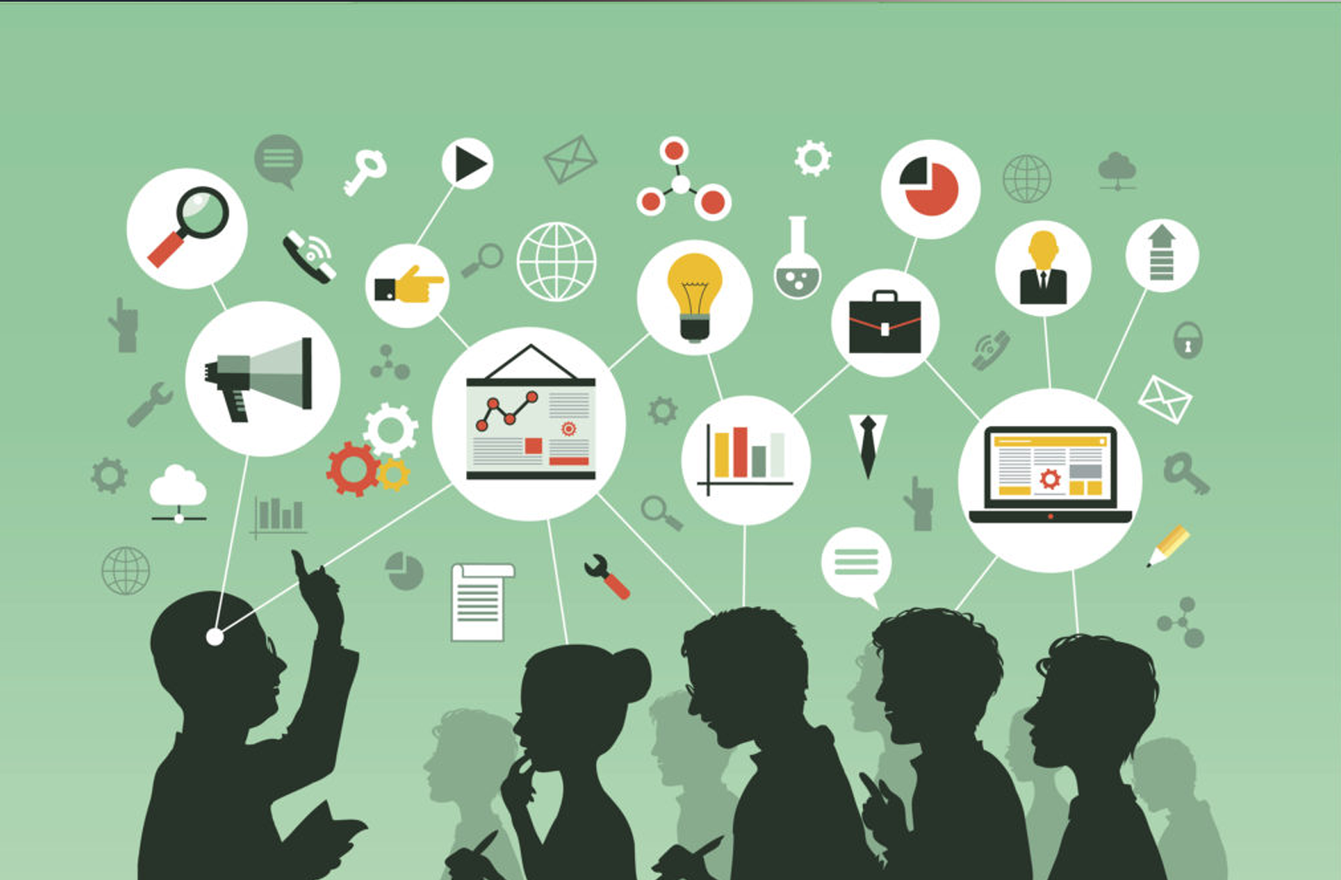
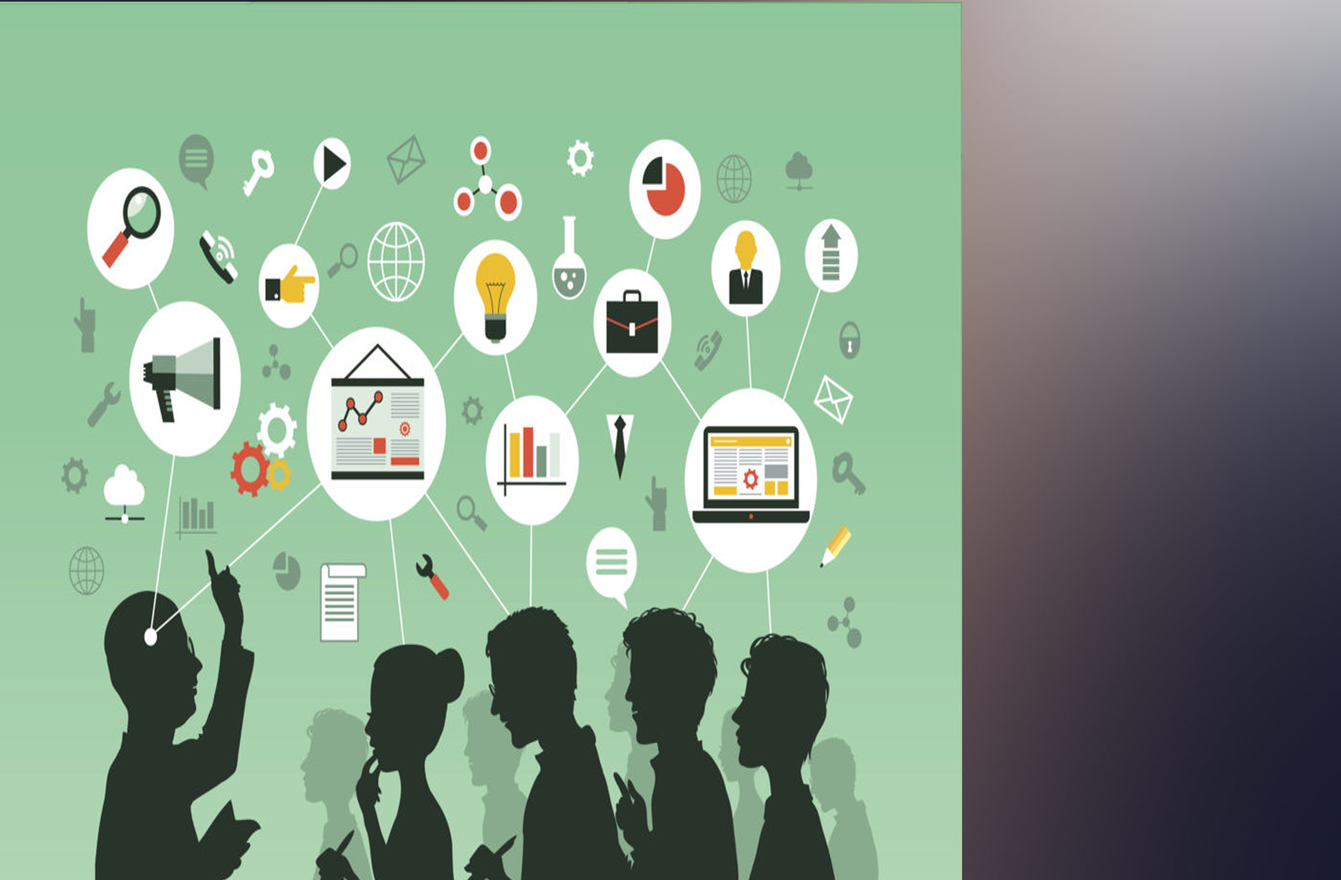
Revision of a layered (1341, 880) image; what changed, layer by layer:
painted on "Layer 1" over (55, 1, 1341, 880)
